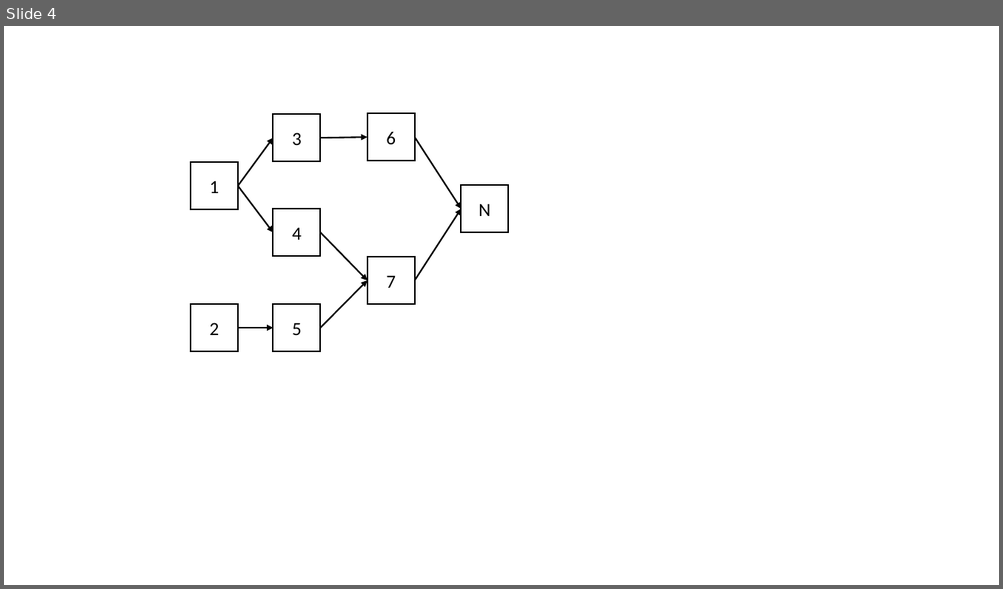
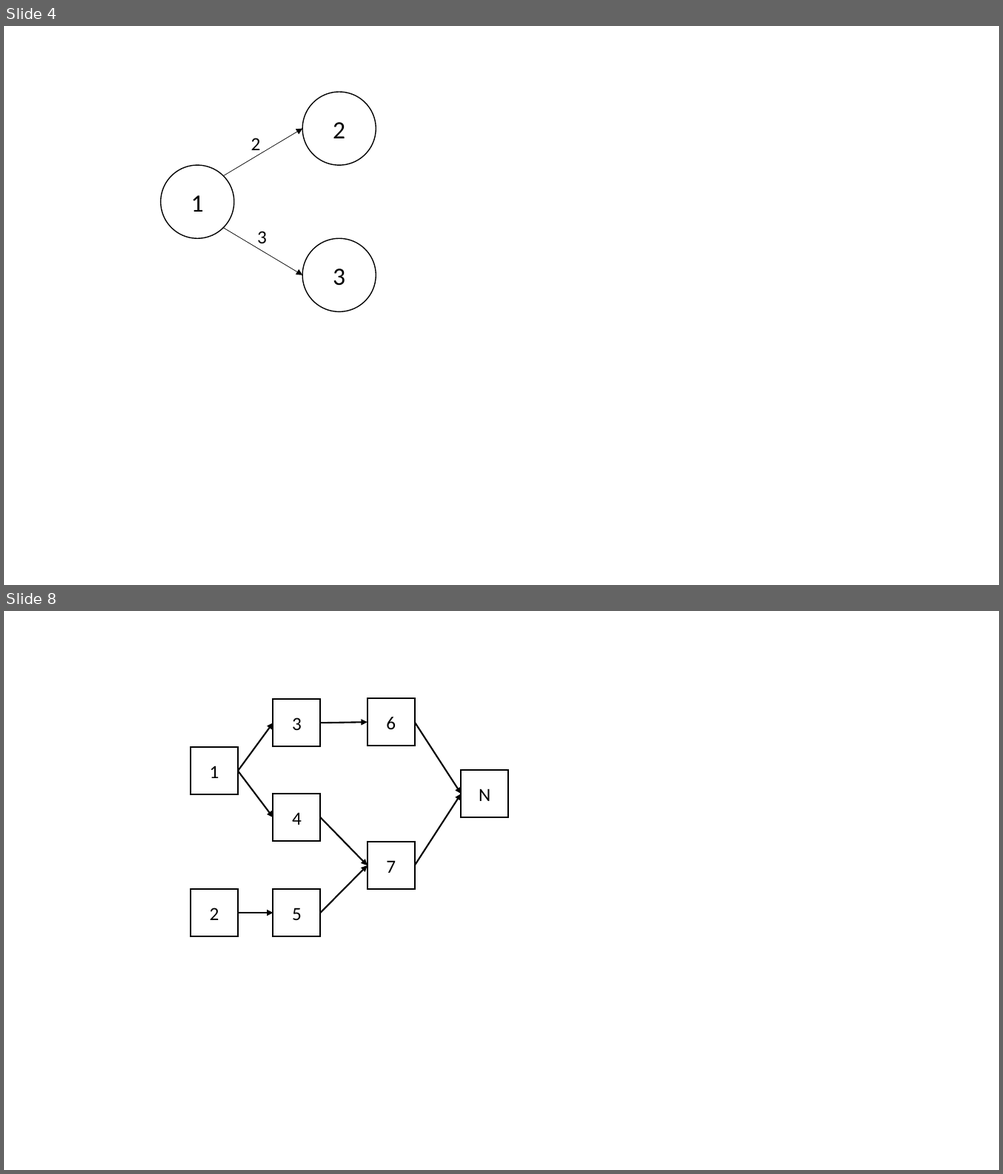
Before and after one commit to haoxiangyang89/PERT, a slide deck: Writeup/Graphs.pptx. Shown one above the other, each under a label of ours: slide 4 before the commit, slides 4 and 8 after it; the slides between them are not shown. The pictures are 1003x589 and 1003x1174 pixels, drawn with LibreOffice and Linux fonts; fonts in the diff are those of the drawing. Boxes give left, top, right and bottom in pixels: in the first picture for what was removed or moved away, otherwise in the second. Text is boxed around its words. In the diff, an @@ line names an element or a change of style, - is before the commit and + after.

```diff
--- a/Writeup/Graphs.pptx
+++ b/Writeup/Graphs.pptx
@@ slide 4 added at box(4, 26, 999, 585), background #FFFFFF @@
@@ group added at box(161, 92, 375, 312): 3 ellipses, 2 arrows, 2 texts @@
+1
+3
+2
+2
+3
@@ what was slide 4 is now slide 8 @@
```
Also in this commit, not shown: 3 other slides added, 10 other files.
